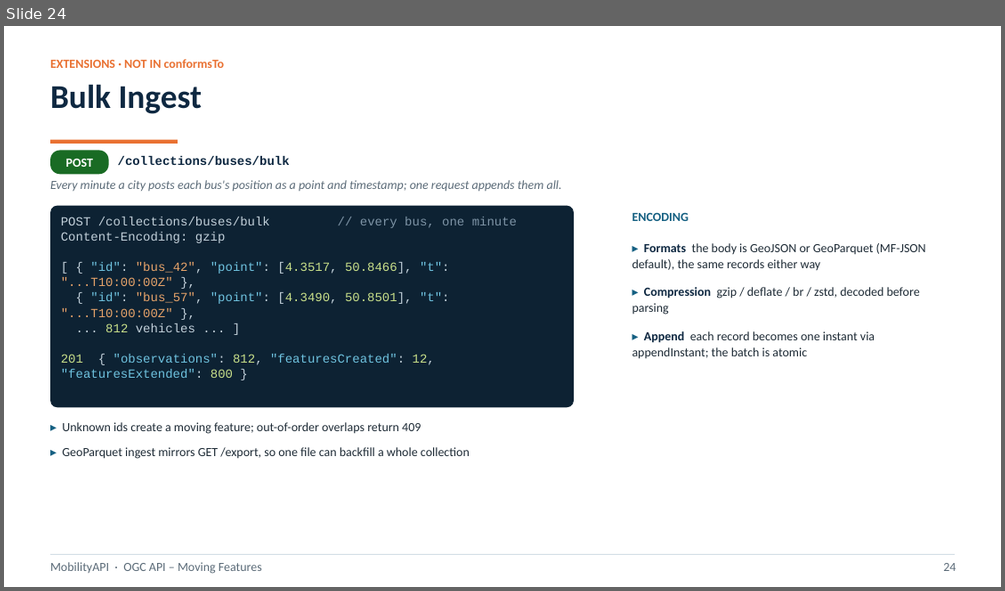
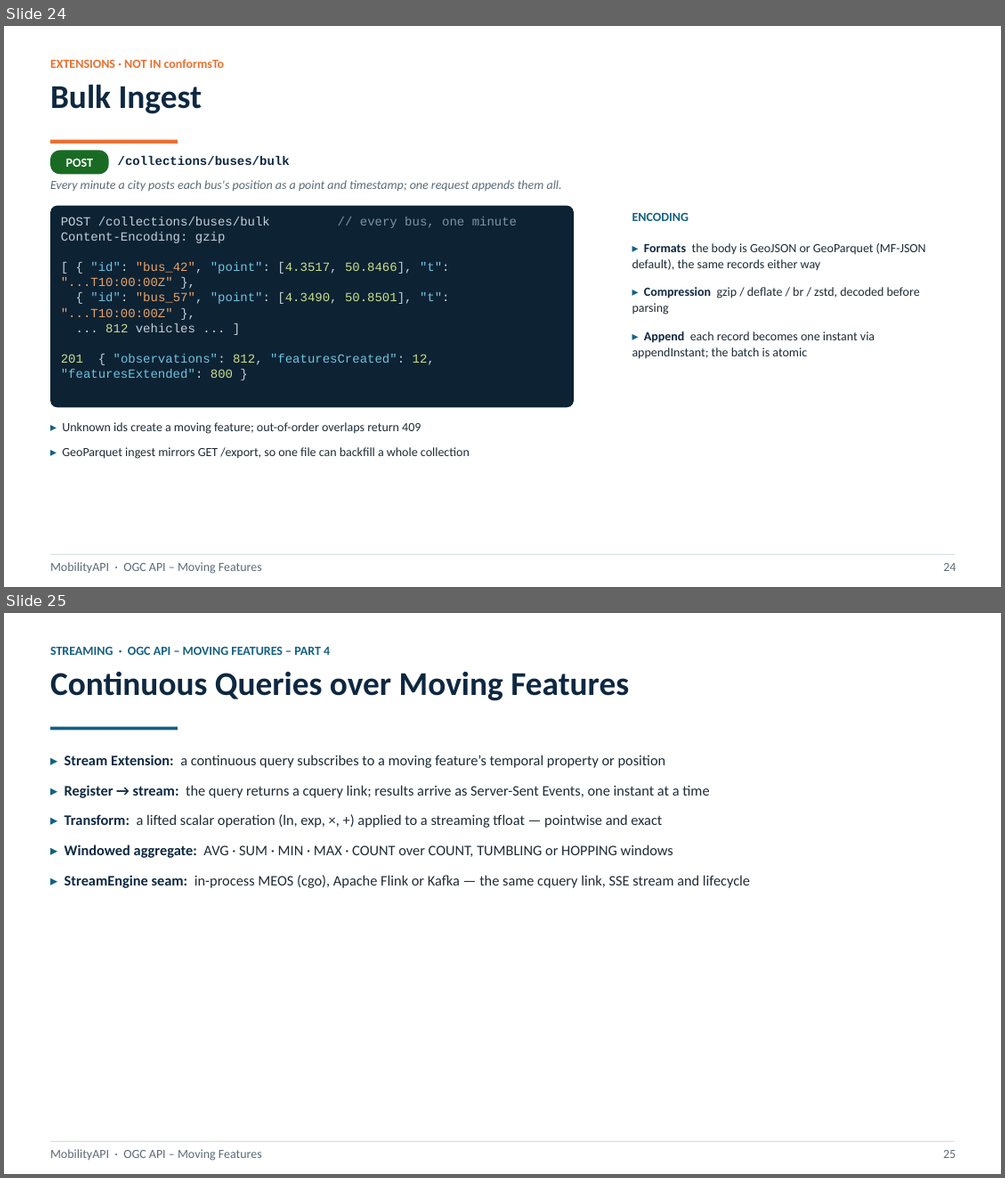
Before and after one commit to MobilityDB/MobilityAPI, a slide deck: MobilityAPI.pptx. Shown one above the other, each under a label of ours: slide 24 before the commit, slides 24 and 25 after it. The pictures are 1005x591 and 1005x1178 pixels, drawn with LibreOffice and Linux fonts; fonts in the diff are those of the drawing. Boxes give left, top, right and bottom in pixels: in the first picture for what was removed or moved away, otherwise in the second. Text is boxed around its words. In the diff, an @@ line names an element or a change of style, - is before the commit and + after.

```diff
--- a/MobilityAPI.pptx
+++ b/MobilityAPI.pptx
@@ slide 25 added at [4,613,1001,1174], background #FFFFFF @@
@@ text added at [50,647,330,655], 12 pt, text #156082, bold @@
+STREAMING · OGC API – MOVING FEATURES – PART 4
@@ text added at [50,672,629,701], 32 pt, text #0E2841, bold @@
+Continuous Queries over Moving Features
@@ rectangle added at [50,727,178,730], fill #156082 @@
@@ text added at [65,755,750,888], 14 pt, text #1E2B36 @@
+▸ Stream Extension: a continuous query subscribes to a moving feature’s temporal property or position
+▸ Register → stream: the query returns a cquery link; results arrive as Server-Sent Events, one instant at a time
+▸ Transform: a lifted scalar operation (ln, exp, ×, +) applied to a streaming tfloat — pointwise and exact
+▸ Windowed aggregate: AVG · SUM · MIN · MAX · COUNT over COUNT, TUMBLING or HOPPING windows
+▸ StreamEngine seam: in-process MEOS (cgo), Apache Flink or Kafka — the same cquery link, SSE stream and lifecycle
@@ rectangle added at [50,1141,955,1142], fill #D7DEE3 @@
@@ text added at [50,1149,262,1160], 12 pt, text #5B6B78 @@
+MobilityAPI · OGC API – Moving Features
@@ text added at [943,1150,955,1158], 12 pt, text #5B6B78 @@
+25
```
Also in this commit, not shown: 15 slides changed, 1 other slide added, 1 other file.
